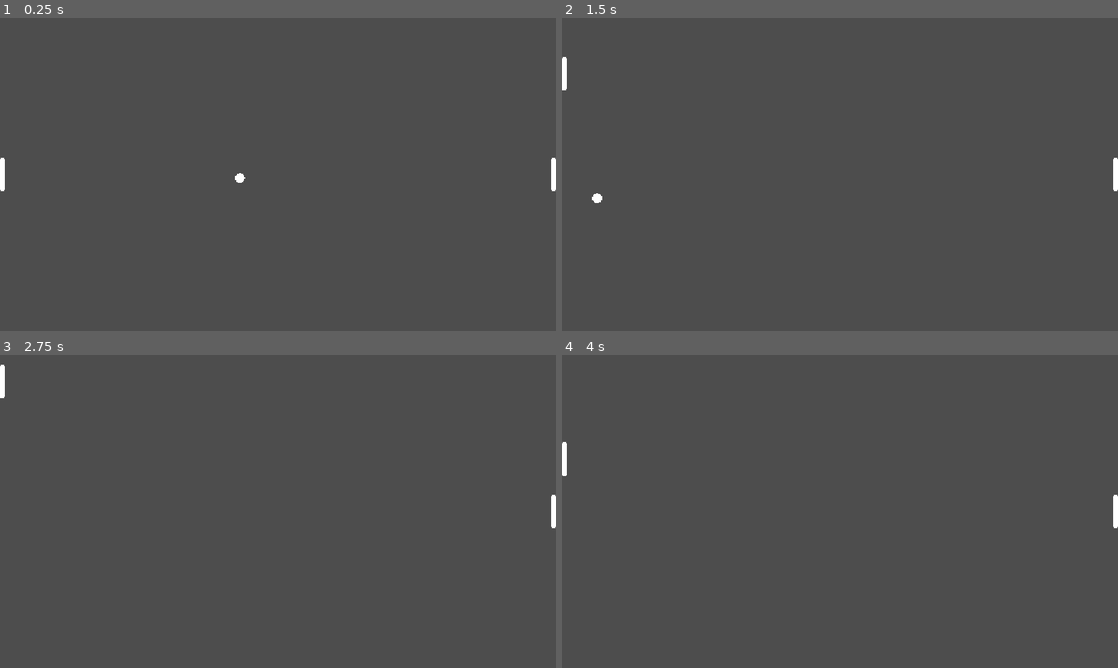
Above: before the commit, frames 1-4 (two rows, left to right).
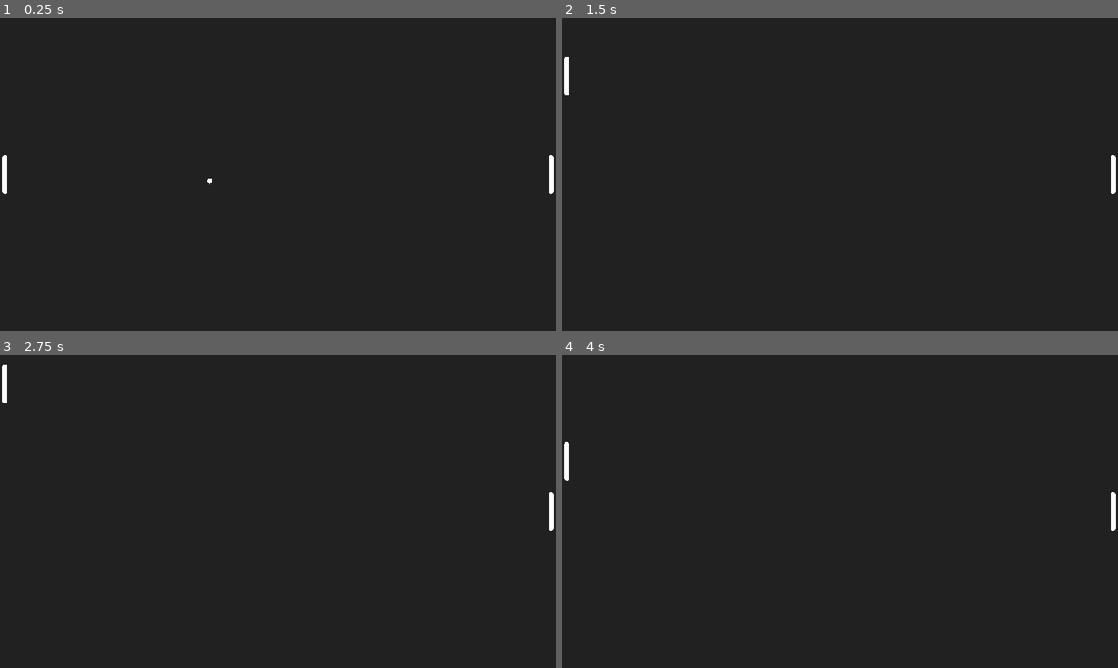
Above: after the commit, the same moments.

Repository: FilaCo/gd-pong
Game: Godot game, scene res://pong.tscn
Same seed, same stepped clock (60 frames per second), same inputs: the game is played once before the commit and once after it.
Inputs:
- Up to frame 1 (0.25 s): no input
- Up to frame 2 (1.5 s): hold W (move_up) 0.53-1.28 s; hold S (move_down) from 1.28 s (still down)
- Up to frame 3 (2.75 s): release S (move_down) at 2.03 s; hold W (move_up) from 2.03 s (still down)
- Up to frame 4 (4 s): tap Enter at 3.5 s; release W (move_up) at 3.53 s; hold S (move_down) from 3.53 s (still down)

The runs differ from the first frame. In frame 1, 100% of the frame differs, in the area x 0-100%, y 0-100%; in frame 2, 100%; in frame 3, 100%; in frame 4, 100%.

Commit message:
feat: rework ball, add background color

Diff:
--- a/ball.gd
+++ b/ball.gd
@@ -1,4 +1,4 @@
-extends RigidBody2D
+extends CharacterBody2D
 
 var rng = RandomNumberGenerator.new()
 
@@ -9,6 +9,16 @@
 	else:
 		angle = rng.randf_range(-PI / 4., PI / 4.)
 	var direction = Vector2(cos(angle), sin(angle))
-	var initial_speed = randf_range(300, 500)
+	var initial_speed = randi_range(400, 600)
 
-	linear_velocity = direction * initial_speed
+	velocity = direction * initial_speed
+
+func _physics_process(delta: float) -> void:
+	var collision = move_and_collide(velocity * delta)
+
+	if collision:
+		velocity = velocity.bounce(collision.get_normal())
+
+		var thing_we_hit = collision.get_collider()
+		if thing_we_hit.is_in_group("paddles"):
+			velocity *= 1.05
--- a/ball.tscn
+++ b/ball.tscn
@@ -2,21 +2,16 @@
 
 [ext_resource type="Script" uid="uid://nr0fgtbt3kl6" path="res://ball.gd" id="1_x8fbi"]
 
-[sub_resource type="PhysicsMaterial" id="PhysicsMaterial_x8fbi"]
-bounce = 1.0
-
 [sub_resource type="CircleShape2D" id="CircleShape2D_pkvn5"]
+radius = 5.0
 
 [sub_resource type="CanvasItemMaterial" id="CanvasItemMaterial_x8fbi"]
 
 [sub_resource type="SphereMesh" id="SphereMesh_m5tya"]
-radius = 10.0
-height = 20.0
+radius = 5.0
+height = 10.0
 
-[node name="Ball" type="RigidBody2D" unique_id=1614989678]
-physics_material_override = SubResource("PhysicsMaterial_x8fbi")
-linear_damp_mode = 1
-angular_damp_mode = 1
+[node name="Ball" type="CharacterBody2D" unique_id=816937576]
 script = ExtResource("1_x8fbi")
 
 [node name="CollisionShape2D" type="CollisionShape2D" parent="." unique_id=1610675750]
--- a/bottom_border.tscn
+++ b/bottom_border.tscn
@@ -3,6 +3,7 @@
 [ext_resource type="Script" uid="uid://c4w6ebprx1l74" path="res://bottom_border.gd" id="1_yhbxy"]
 
 [sub_resource type="PhysicsMaterial" id="PhysicsMaterial_ludyb"]
+friction = 0.0
 bounce = 1.0
 
 [sub_resource type="WorldBoundaryShape2D" id="WorldBoundaryShape2D_trlu6"]
--- a/paddle.tscn
+++ b/paddle.tscn
@@ -2,13 +2,13 @@
 
 [sub_resource type="CapsuleShape2D" id="CapsuleShape2D_y4u2a"]
 radius = 5.0
-height = 70.0
+height = 80.0
 
 [sub_resource type="CanvasItemMaterial" id="CanvasItemMaterial_8w31r"]
 
 [sub_resource type="CapsuleMesh" id="CapsuleMesh_y4u2a"]
 radius = 5.0
-height = 70.0
+height = 80.0
 
 [node name="Paddle" type="CharacterBody2D" unique_id=223079455]
 motion_mode = 1
--- a/paddle1.gd
+++ b/paddle1.gd
@@ -4,10 +4,11 @@
 @export var speed = 400 # How fast the player will move (pixels/sec).
 
 func _ready() -> void:
+	add_to_group("paddles", true)
 	get_viewport().size_changed.connect(_on_view_port_resized)
 	_on_view_port_resized()
 
-func _process(delta: float) -> void:
+func _physics_process(delta: float) -> void:
 	var direction = Input.get_axis("move_up", "move_down")
 	velocity.y = direction * speed
 
@@ -16,4 +17,4 @@
 
 func _on_view_port_resized() -> void:
 	var half_vp_width = get_viewport_rect().size.x / 2
-	position.x = -half_vp_width + paddle_radius
+	position.x = -half_vp_width + paddle_radius * 2
--- a/paddle2.gd
+++ b/paddle2.gd
@@ -3,9 +3,10 @@
 @onready var paddle_radius = $CollisionShape2D.shape.radius
 
 func _ready() -> void:
+	add_to_group("paddles", true)
 	get_viewport().size_changed.connect(_on_view_port_resized)
 	_on_view_port_resized()
 
 func _on_view_port_resized() -> void:
 	var half_vp_width = get_viewport_rect().size.x / 2
-	position.x = half_vp_width - paddle_radius
+	position.x = half_vp_width - paddle_radius * 2
--- a/pong.tscn
+++ b/pong.tscn
@@ -10,10 +10,7 @@
 [ext_resource type="PackedScene" uid="uid://cut3eee5fu8sa" path="res://gutter1.tscn" id="8_7860c"]
 [ext_resource type="Script" uid="uid://cnad037ww60nj" path="res://gutter1.gd" id="9_7860c"]
 
-[sub_resource type="PhysicsMaterial" id="PhysicsMaterial_eipaa"]
-bounce = 1.0
-
-[node name="pong" type="Node2D" unique_id=318831472]
+[node name="Pong" type="Node2D" unique_id=318831472]
 
 [node name="Camera2D" type="Camera2D" parent="." unique_id=533875451]
 
@@ -26,10 +23,6 @@
 script = ExtResource("3_pkvn5")
 
 [node name="Ball" parent="." unique_id=1614989678 instance=ExtResource("4_m5tya")]
-physics_material_override = SubResource("PhysicsMaterial_eipaa")
-gravity_scale = 0.0
-linear_damp_mode = 1
-angular_damp_mode = 1
 
 [node name="Gutter2" parent="." unique_id=1831822850 instance=ExtResource("5_a6iag")]
 position = Vector2(227, 0)
@@ -43,3 +36,29 @@
 [node name="Gutter1" parent="." unique_id=1779205402 instance=ExtResource("8_7860c")]
 position = Vector2(-227, 0)
 script = ExtResource("9_7860c")
+
+[node name="HUD" type="CanvasLayer" parent="." unique_id=1662908114]
+
+[node name="Control" type="Control" parent="HUD" unique_id=550950594]
+layout_mode = 3
+anchors_preset = 0
+offset_right = 40.0
+offset_bottom = 40.0
+
+[node name="Score1" type="Label" parent="HUD/Control" unique_id=1220664257]
+layout_mode = 0
+offset_right = 40.0
+offset_bottom = 23.0
+
+[node name="Score2" type="Label" parent="HUD/Control" unique_id=1391803776]
+layout_mode = 0
+offset_right = 40.0
+offset_bottom = 23.0
+
+[node name="ColorRect" type="ColorRect" parent="." unique_id=1910294235]
+z_index = -1
+offset_left = -578.0
+offset_top = -328.0
+offset_right = 580.0
+offset_bottom = 325.0
+color = Color(0.12941177, 0.12941177, 0.12941177, 1)
--- a/top_border.tscn
+++ b/top_border.tscn
@@ -3,6 +3,7 @@
 [ext_resource type="Script" uid="uid://cysk02pa0h5y3" path="res://top_border.gd" id="1_qjmy3"]
 
 [sub_resource type="PhysicsMaterial" id="PhysicsMaterial_ludyb"]
+friction = 0.0
 bounce = 1.0
 
 [sub_resource type="WorldBoundaryShape2D" id="WorldBoundaryShape2D_trlu6"]
